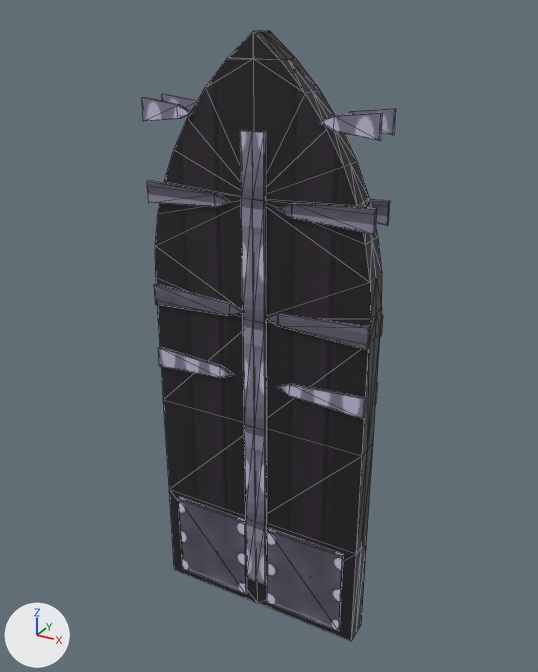
What one commit did to the glTF model design/proben/grafik/bossraum-tuer-549/modelle/bosstor_gross_a_fluegel.glb.
The view is the same before and after, from a 50 mm lens placed at (2.81, -5.0, 5.32), pointed at (0.01, 0.1, 2.77). The axes (+X, +Y, +Z) are drawn at lower left. The lights are the same throughout. The older version comes first. Mesh edges are drawn as thin lines. Vertices at exactly the same position are counted once.

The first picture shows 'leaf_a', 'leaf_b'.
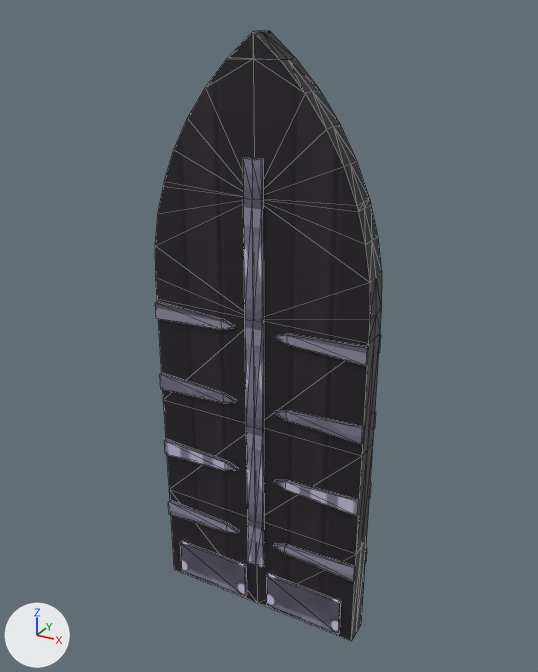
Changed parts and their boxes [x1, y1, x2, y2] in the pictures (538 x 672 px; the box of a moved part takes in the faces that stretch with it):
'leaf_a', reshaped (10% narrower)
    before: [252, 30, 396, 641]
    after: [252, 30, 382, 641]
'leaf_b', reshaped (11% narrower)
    before: [142, 32, 258, 604]
    after: [155, 32, 258, 604]
part 1 of me_leaf_a, moved or reshaped
    before: [375, 383, 378, 405]
    after: [365, 548, 367, 563]
part 2 of me_leaf_a, moved or reshaped
    before: [277, 383, 366, 419]
    after: [369, 483, 372, 499]
part 3 of me_leaf_a, added
    after: [274, 544, 356, 582]
part 4 of me_leaf_a, added
    after: [274, 480, 360, 516]
part 5 of me_leaf_a, added
    after: [274, 410, 364, 445]
part 6 of me_leaf_a, added
    after: [274, 334, 369, 366]
part 7 of me_leaf_a, added
    after: [267, 574, 341, 635]
part 8 of me_leaf_a, deleted
    before: [267, 108, 396, 632]
part 9 of me_leaf_a, cut back
    before: [252, 131, 383, 585]
    after: [252, 159, 265, 567]
part 10 of me_leaf_b, moved or reshaped (not visible afterwards)
    before: [158, 347, 234, 378]
part 11 of me_leaf_b, added
    after: [168, 500, 239, 533]
part 12 of me_leaf_b, added
    after: [164, 439, 238, 471]
part 13 of me_leaf_b, added
    after: [160, 373, 237, 403]
part 14 of me_leaf_b, added
    after: [155, 302, 235, 330]
part 15 of me_leaf_b, added
    after: [180, 541, 247, 597]
part 16 of me_leaf_b, deleted
    before: [142, 94, 247, 594]
part 17 of me_leaf_b, cut back
    before: [154, 130, 256, 581]
    after: [243, 158, 256, 565]

What changed in the scene script:
```text
Change me_leaf_a:
    remove me_leaf_a.from_pydata(...)  # 257 vertices, 427 faces; spans x -1.0..-0.01, y -0.15..0.15, z 0.0..5.18
    add me_leaf_a.from_pydata(...)  # 209 vertices, 380 faces; spans x -1.0..-0.01, y -0.15..0.15, z 0.0..5.18
    me_leaf_a part 1: the loose piece of 10 vertices spanning x -0.78..-0.01, y 0.12..0.15, z 2.36..2.54 is scaled about its middle by (1.04, 1, 0.833), then moved by (-0.01, 0.0, -1.65)
    me_leaf_a part 2: the loose piece of 10 vertices spanning x -0.78..-0.01, y -0.15..-0.12, z 2.36..2.54 is scaled about its middle by (1.04, 1, 0.833), then moved by (-0.01, 0.27, -0.95)
    me_leaf_a part 3: the loose piece of 10 vertices spanning x -0.78..-0.01, y -0.15..-0.12, z 2.36..2.54 is copied, and the copy is scaled about its middle by (1.04, 1, 0.833), then moved by (-0.01, 0.0, -1.65); it spans x -0.81..-0.01, y -0.15..-0.12, z 0.73..0.88
    me_leaf_a part 4: the loose piece of 10 vertices spanning x -0.78..-0.01, y -0.15..-0.12, z 2.36..2.54 is copied, and the copy is scaled about its middle by (1.04, 1, 0.833), then moved by (-0.01, 0.0, -0.95); it spans x -0.81..-0.01, y -0.15..-0.12, z 1.42..1.58
    me_leaf_a part 5: the loose piece of 10 vertices spanning x -0.78..-0.01, y -0.15..-0.12, z 2.36..2.54 is copied, and the copy is scaled about its middle by (1.04, 1, 0.833), then moved by (-0.01, 0.0, -0.25); it spans x -0.81..-0.01, y -0.15..-0.12, z 2.12..2.28
    me_leaf_a part 6: the loose piece of 10 vertices spanning x -0.78..-0.01, y -0.15..-0.12, z 2.36..2.54 is copied, and the copy is scaled about its middle by (1.04, 1, 0.833), then moved by (-0.01, 0.0, 0.45); it spans x -0.81..-0.01, y -0.15..-0.12, z 2.83..2.97
    me_leaf_a part 7: a new loose piece, a box spanning x -0.88..-0.13, y -0.15..-0.115, z 0.05..0.42, in mat_bosstor_gross_a_fluegel (picture img_bosstor_gross_a_fluegel)
    me_leaf_a part 8: 6 loose pieces with 64 vertices, spanning x -0.88..-0.01, y -0.15..0.15, z 0.08..4.69, are deleted
    me_leaf_a part 9: 4 vertices moved from x -1.0, y -0.15..0.15, z 0.3..4.5 to x -1.0, y -0.15..0.15, z 0.5..4.3; 88 vertices removed from x -1.0..-0.01, y -0.15..0.15, z 0.3..4.5; 28 vertices added at x -1.0..-0.92, y -0.15..0.15, z 0.5..4.3
    other edits to the shape of me_leaf_a do not show in these pictures
Change me_leaf_b:
    remove me_leaf_b.from_pydata(...)  # 257 vertices, 423 faces; spans x 0.01..1.0, y -0.15..0.15, z 0.0..5.18
    add me_leaf_b.from_pydata(...)  # 209 vertices, 380 faces; spans x 0.01..1.0, y -0.15..0.15, z 0.0..5.18
    me_leaf_b part 10: the loose piece of 10 vertices spanning x 0.01..0.78, y -0.15..-0.12, z 2.36..2.54 is scaled about its middle by (1.04, 1, 0.833), then moved by (0.01, 0.27, -0.95)
    me_leaf_b part 11: the loose piece of 10 vertices spanning x 0.01..0.78, y -0.15..-0.12, z 2.36..2.54 is copied, and the copy is scaled about its middle by (1.04, 1, 0.833), then moved by (0.01, 0.0, -1.65); it spans x 0.01..0.81, y -0.15..-0.12, z 0.73..0.88
    me_leaf_b part 12: the loose piece of 10 vertices spanning x 0.01..0.78, y -0.15..-0.12, z 2.36..2.54 is copied, and the copy is scaled about its middle by (1.04, 1, 0.833), then moved by (0.01, 0.0, -0.95); it spans x 0.01..0.81, y -0.15..-0.12, z 1.42..1.58
    me_leaf_b part 13: the loose piece of 10 vertices spanning x 0.01..0.78, y -0.15..-0.12, z 2.36..2.54 is copied, and the copy is scaled about its middle by (1.04, 1, 0.833), then moved by (0.01, 0.0, -0.25); it spans x 0.01..0.81, y -0.15..-0.12, z 2.12..2.28
    me_leaf_b part 14: the loose piece of 10 vertices spanning x 0.01..0.78, y -0.15..-0.12, z 2.36..2.54 is copied, and the copy is scaled about its middle by (1.04, 1, 0.833), then moved by (0.01, 0.0, 0.45); it spans x 0.01..0.81, y -0.15..-0.12, z 2.83..2.97
    me_leaf_b part 15: a new loose piece, a box spanning x 0.13..0.88, y -0.15..-0.115, z 0.05..0.42, in mat_bosstor_gross_a_fluegel (picture img_bosstor_gross_a_fluegel)
    me_leaf_b part 16: 6 loose pieces with 64 vertices, spanning x 0.01..0.88, y -0.15..0.15, z 0.08..4.69, are deleted
    me_leaf_b part 17: 92 vertices removed from x 0.01..1.0, y -0.15..0.15, z 0.3..4.5; 32 vertices added at x 0.92..1.0, y -0.15..0.15, z 0.5..4.3
    other edits to the shape of me_leaf_b do not show in these pictures
```
